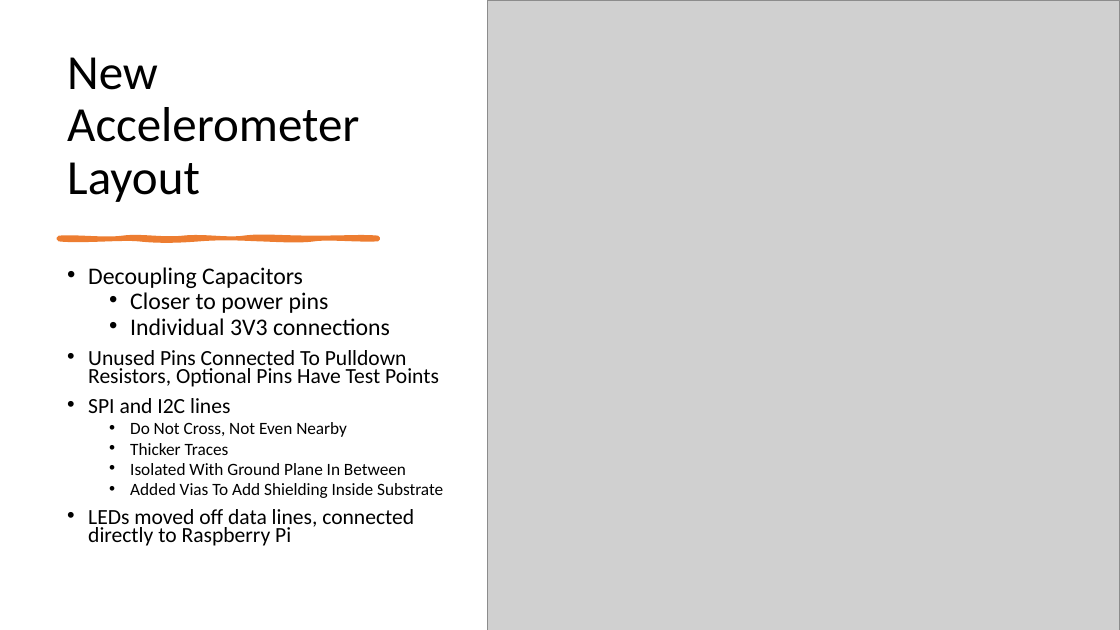
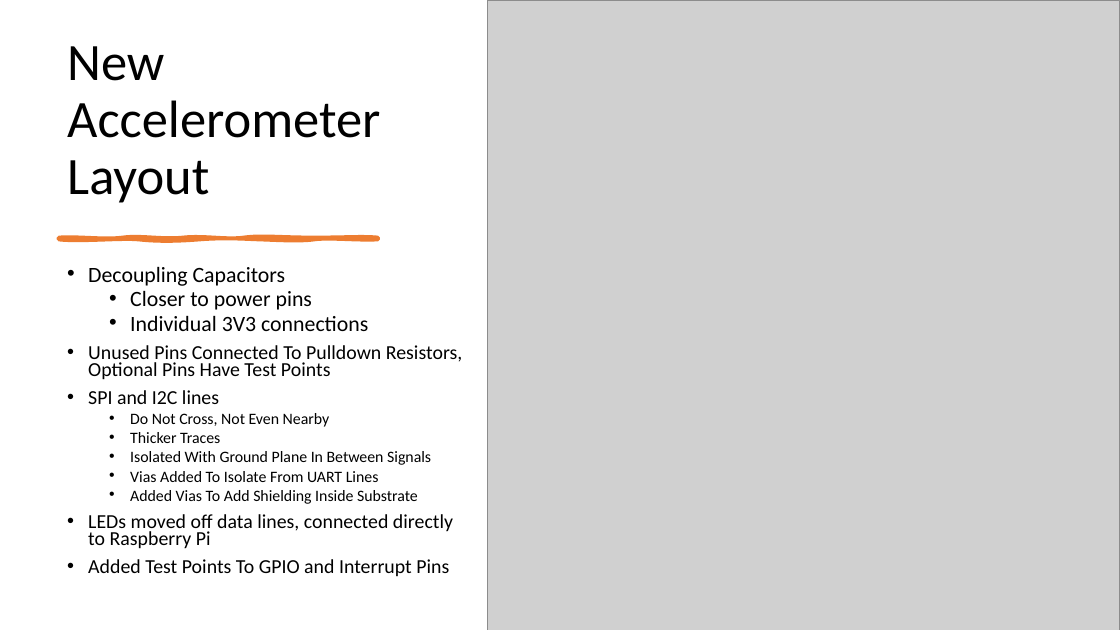
Before and after one commit to MissouriMRDT/NavBoard_Hardware, a slide deck: slide 8 of Documentation/Schematic Review 1.pptx (slide 5 before the commit). Drawn at 1120x630 pixels with LibreOffice and Linux fonts; fonts in the diff are those of the drawing; grey boxes stand for pictures. Boxes give left, top, right and bottom in pixels: in the first picture for what was removed or moved away, otherwise in the second. Text is boxed around its words. In the diff, an @@ line names an element or a change of style, - is before the commit and + after.

```diff
--- a/Documentation/Schematic Review 1.pptx
+++ b/Documentation/Schematic Review 1.pptx
@@ title "New Accelerometer Layout" at <box>67,46,380,203</box>: size 42 to 45 pt @@
@@ text at <box>88,267,462,549</box>: size 20.4 to 18.7 pt in "Decoupling Capacitors", "Closer to power pins", "Individual 3V3 connections"; size 18.5 to 17 pt in "Unused Pins Connected To Pulldown Resistors, Optional ...", "SPI and I2C lines", "LEDs moved off data lines, connected directly ..."; size 14.8 to 13.6 pt in "Do Not Cross, Not Even Nearby", "Thicker Traces", "Added Vias To Add Shielding Inside Substrate" @@
@@ text at <box>130,451,431,482</box>: text changed; size 14.8 to 13.6 pt @@
-  • Isolated With Ground Plane In Between
+  • Isolated With Ground Plane In Between Signals
+  • Vias Added To Isolate From UART Lines
@@ text at <box>88,559,449,577</box>: paragraph added @@
+• Added Test Points To GPIO and Interrupt Pins
```
Also in this commit, not shown: 2 other slides changed, 6 slides added, 3 slides removed, 6 other files.
